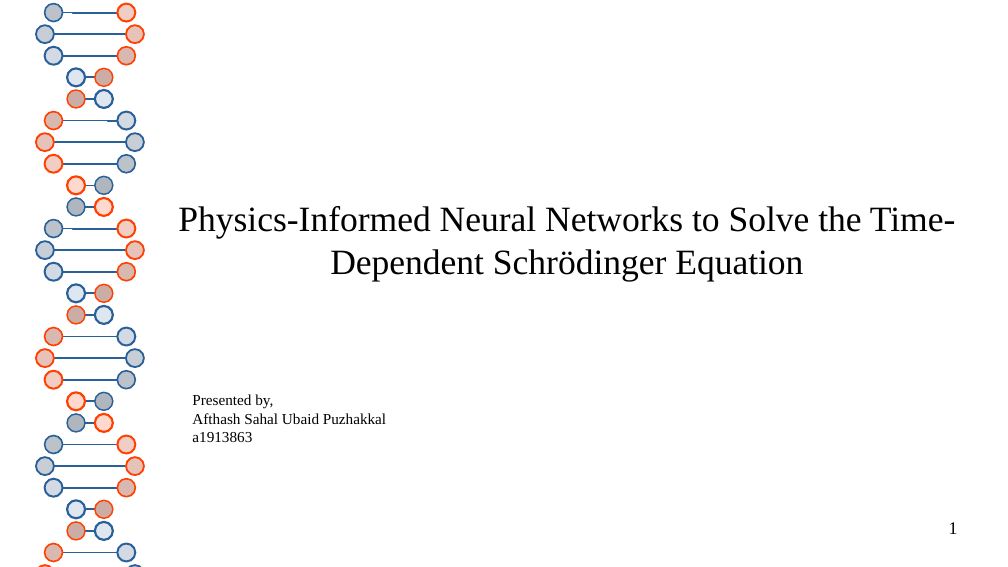
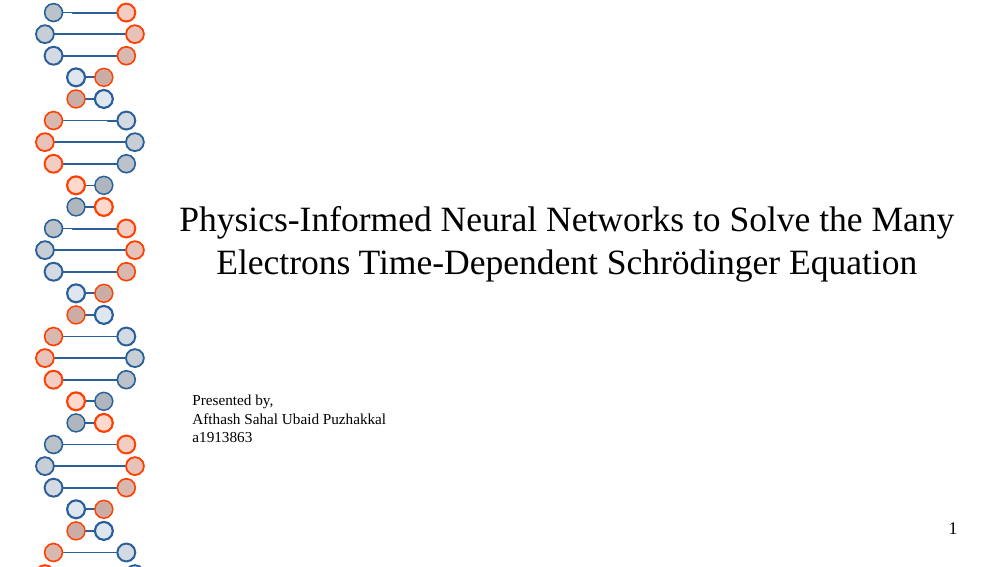
Before and after one commit to thash-jkr/Schrodinger-PINN, a slide deck: slide 1 of report/progress_presentation.odp. Drawn at 1008x567 pixels with LibreOffice and Linux fonts; fonts in the diff are those of the drawing. Boxes give left, top, right and bottom in pixels: in the first picture for what was removed or moved away, otherwise in the second. Text is boxed around its words. In the diff, an @@ line names an element or a change of style, - is before the commit and + after.

```diff
--- a/report/progress_presentation.odp
+++ b/report/progress_presentation.odp
@@ subtitle at [179, 206, 955, 280]: text changed @@
-Physics-Informed Neural Networks to Solve the Time-Dependent Schrödinger Equation
+Physics-Informed Neural Networks to Solve the Many Electrons Time-Dependent Schrödinger Equation
```
Also in this commit, not shown: 15 other slides changed, 3 slides added, 6 slides removed, 5 other files.
